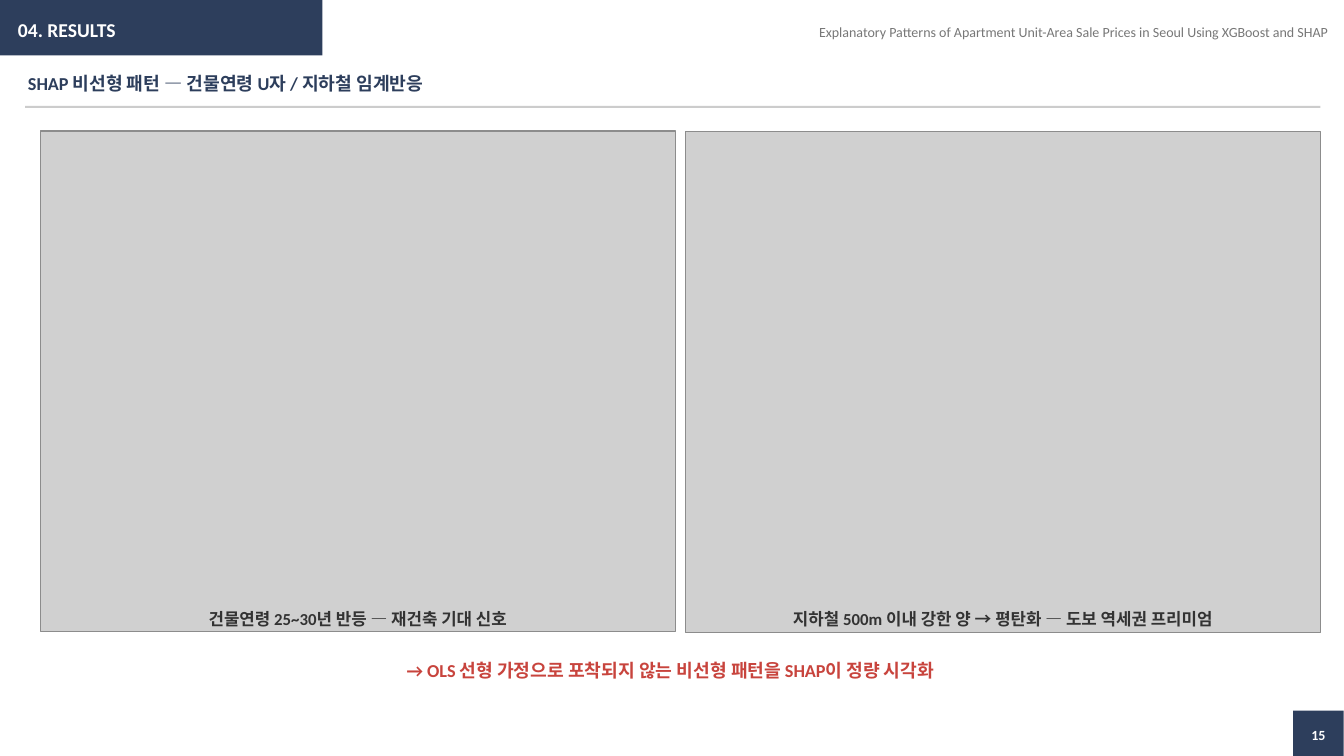
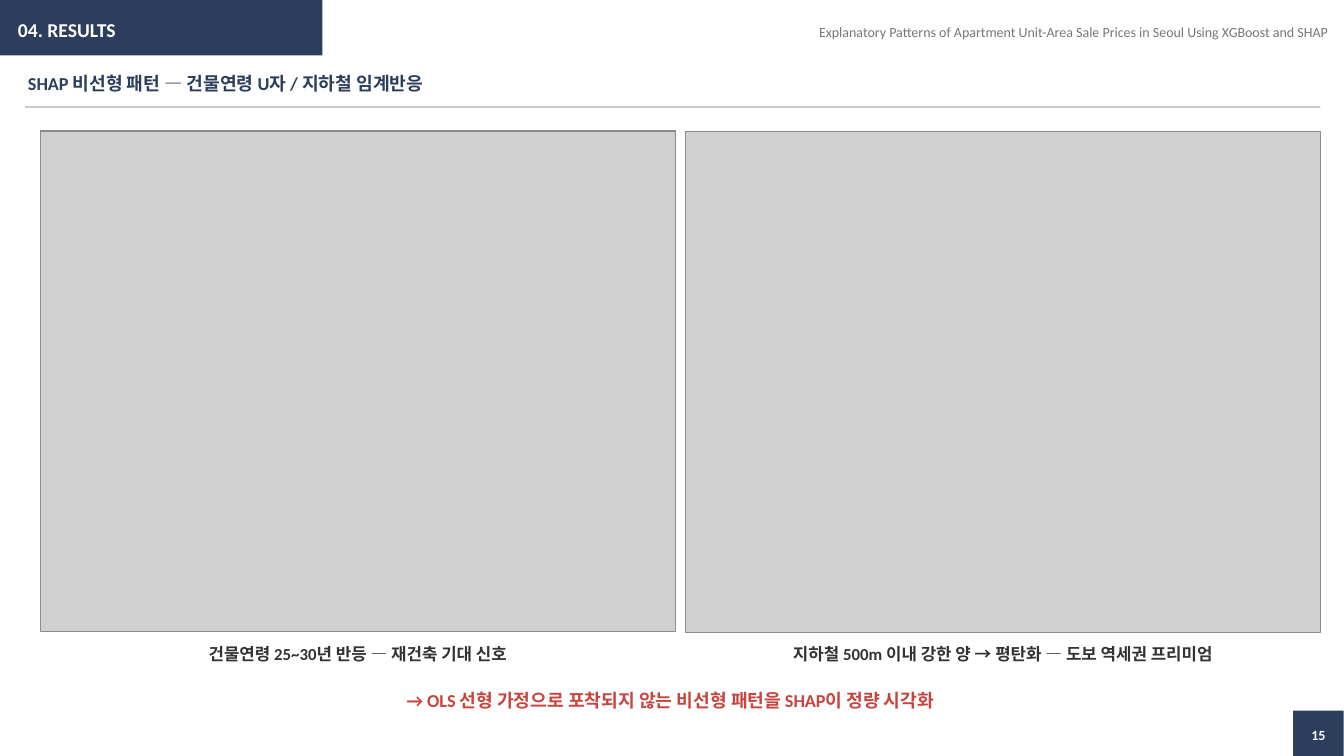
Before and after one commit to seokmogu/thesis-seoul-apt-xai, a slide deck: slide 15 of paper/중간발표_박현근.pptx. Drawn at 1344x756 pixels with LibreOffice and Linux fonts; fonts in the diff are those of the drawing; grey boxes stand for pictures. Boxes give left, top, right and bottom in pixels: in the first picture for what was removed or moved away, otherwise in the second. Text is boxed around its words. In the diff, an @@ line names an element or a change of style, - is before the commit and + after.

```diff
--- a/paper/중간발표_박현근.pptx
+++ b/paper/중간발표_박현근.pptx
@@ text "건물연령 25~30년 반등 — 재건축 ...": place and size @@
-text "건물연령 25~30년 반등 — 재건축 ..." at [209,611,507,627]
+text "건물연령 25~30년 반등 — 재건축 ..." at [209,646,507,662]
@@ text "지하철 500m 이내 강한 양 ...": place and size @@
-text "지하철 500m 이내 강한 양 ..." at [793,611,1213,627]
+text "지하철 500m 이내 강한 양 ..." at [793,646,1213,662]
@@ text "→ OLS 선형 가정으로 포착되지 ...": place and size @@
-text "→ OLS 선형 가정으로 포착되지 ..." at [427,661,934,679]
+text "→ OLS 선형 가정으로 포착되지 ..." at [427,691,934,709]
```
Also in this commit, not shown: 1 other slide changed, 1 other file.
